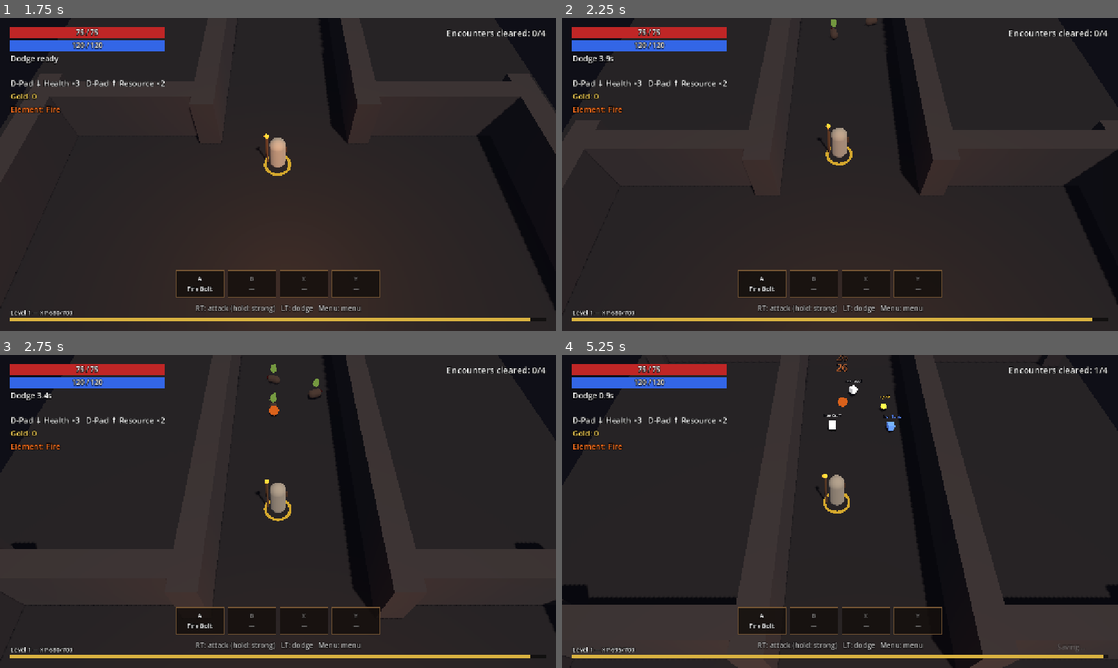
Above: before the commit, frames 1-4 (two rows, left to right).
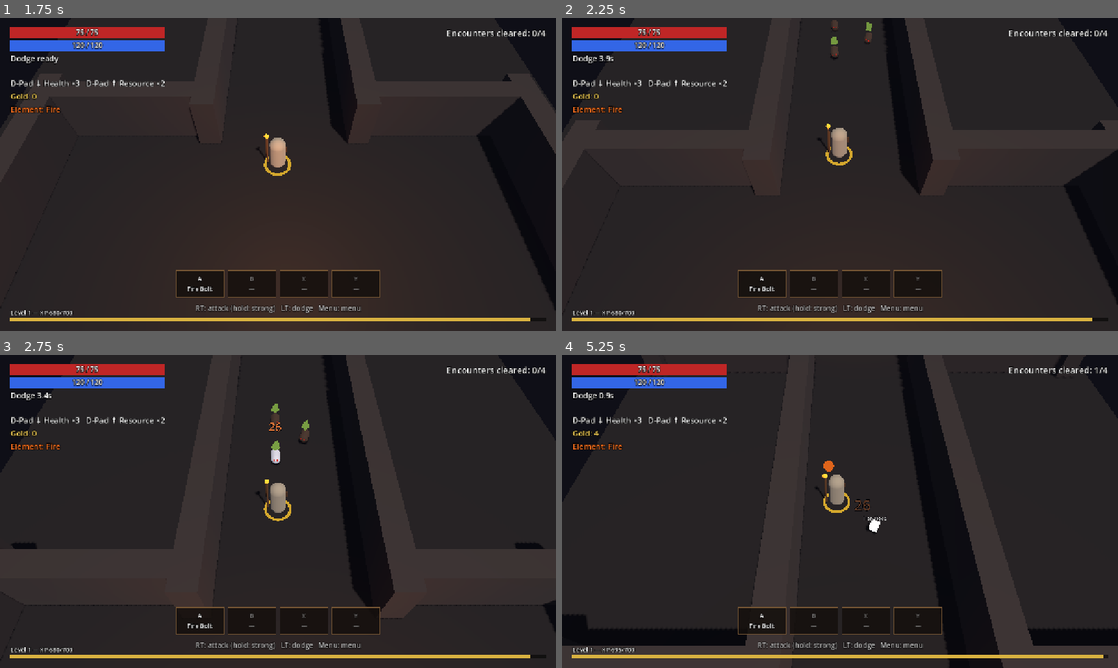
Above: after the commit, the same moments.

Repository: binascohub/southern-mercenaries
Game: Godot game, scene res://tests/smoke_arena.tscn
Two runs of this game, one before a commit and one after it. Both use one fixed random seed, a clock stepped at 60 frames per second and the inputs below. This scene is started directly instead of the project's main scene.
Inputs (mouse positions are in pixels of both pictures, inside the frame that each line leads up to):
- Up to frame 1 (1.75 s): tap Enter at 0.5 s; move the mouse to (400, 158) at 0.52 s; press the mouse at (400, 158) at 0.53 s; hold D (move_right) 0.53-1.28 s; move the mouse to (166, 190) at 1.27 s; release the mouse at (166, 190) at 1.28 s; hold S (move_down) from 1.28 s (still down); tap T (chat_quick) at 1.35 s
- Up to frame 2 (2.25 s): move the mouse to (895, 105) at 2.02 s; release S (move_down) at 2.03 s; hold D (move_right) from 2.03 s (still down); tap Space (evade) at 2.1 s
- Up to frame 3 (2.75 s): keep holding D (move_right)
- Up to frame 4 (5.25 s): move the mouse to (812, 574) at 2.77 s; release D (move_right) at 2.78 s; hold W (move_up) 2.78-3.53 s; right-click (812, 574) at 2.85 s; click (812, 574) at 2.92 s; move the mouse to (1006, 558) at 3.52 s; hold A (move_left) 3.53-5.03 s; tap Shift (mount) at 3.6 s; move the mouse to (673, 464) at 4.27 s; tap Z (pickup_all) at 4.35 s; move the mouse to (867, 511) at 5.02 s; hold S (move_down) from 5.03 s (still down); tap 3 (potion_elemental) at 5.1 s; click (867, 511) at 5.17 s

Frame 1 is identical in both runs. In frame 2, 0.2% of the frame differs, in the area x 48-57%, y 0-14%; in frame 3, 0.5%; in frame 4, 9.2%, in the area x 0-100%, y 0-100%.

Commit message:
Fix: woken monsters never chased or attacked
Enemy.wake() lost its `state = State.CHASE` line in phase 3: it ended up
after the `return` of xp_value(), so groups "woke" (health and damage
scaled) but stayed asleep, never moving or biting. Found by the Summoner
skills test: companions only attack awake monsters.

Co-Authored-By: Claude Opus 5.5 <noreply@anthropic.com>
Claude-Session: https://claude.ai/code/session_01MWiCKsBtrMFkhtUwdNioUQ

Diff:
--- a/game/actors/enemy.gd
+++ b/game/actors/enemy.gd
@@ -126,6 +126,7 @@
 	max_health = data.max_health * level_factor() * health_mult
 	health = max_health
 	damage_mult = damage
+	state = State.CHASE
 
 
 func level_factor() -> float:
@@ -136,7 +137,6 @@
 func xp_value() -> float:
 	var category: String = data.get("category", "common")
 	return GameData.balance.xp_per_monster_level[category] * level * health_mult
-	state = State.CHASE
 
 
 ## Todos caíram: quem sobreviveu volta ao seu lugar e dorme de novo.
Not shown, changed: CHANGELOG.md
